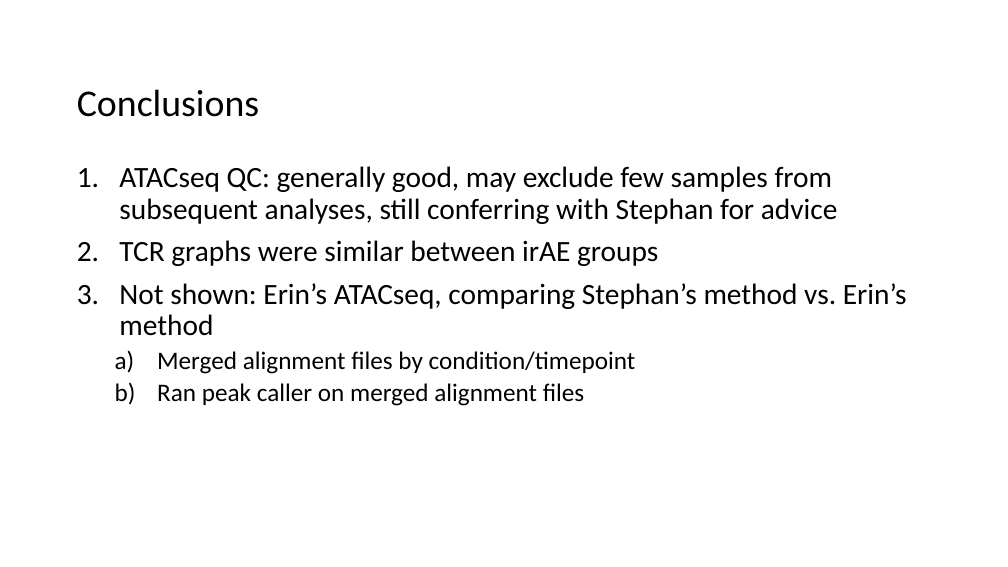
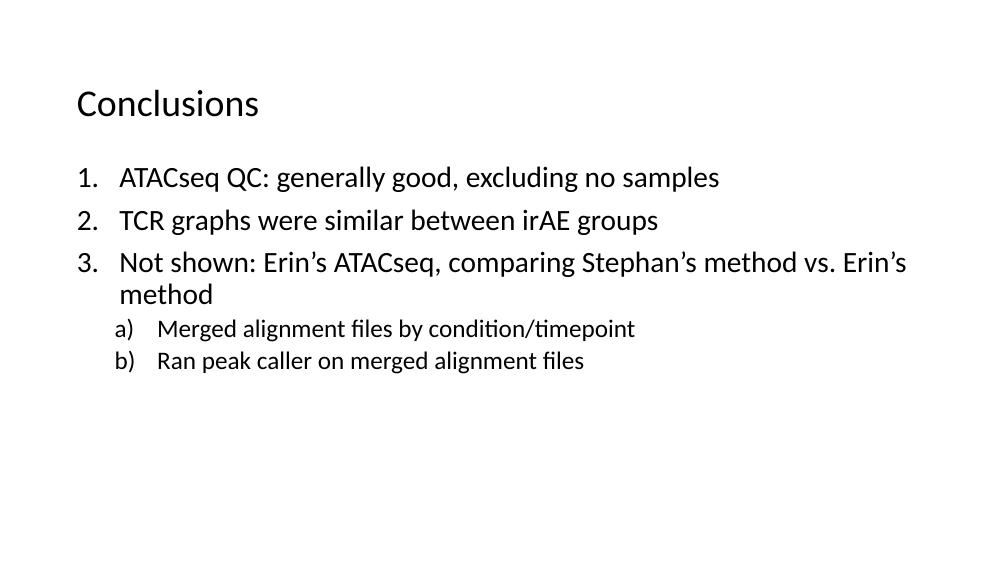
Before and after one commit to tybottorff/bottorffdocs, a slide deck: slide 13 of presentations/weekly_meetings/4_4_24.pptx. Drawn at 1008x567 pixels with LibreOffice and Linux fonts; fonts in the diff are those of the drawing. Boxes give left, top, right and bottom in pixels: in the first picture for what was removed or moved away, otherwise in the second. Text is boxed around its words. In the diff, an @@ line names an element or a change of style, - is before the commit and + after.

```diff
--- a/presentations/weekly_meetings/4_4_24.pptx
+++ b/presentations/weekly_meetings/4_4_24.pptx
@@ text at (119,166,719,192): text changed @@
-1. ATACseq QC: generally good, may exclude few samples from subsequent analyses, still conferring with Stephan for advice
+1. ATACseq QC: generally good, excluding no samples
```
Also in this commit, not shown: 4 other slides changed.
